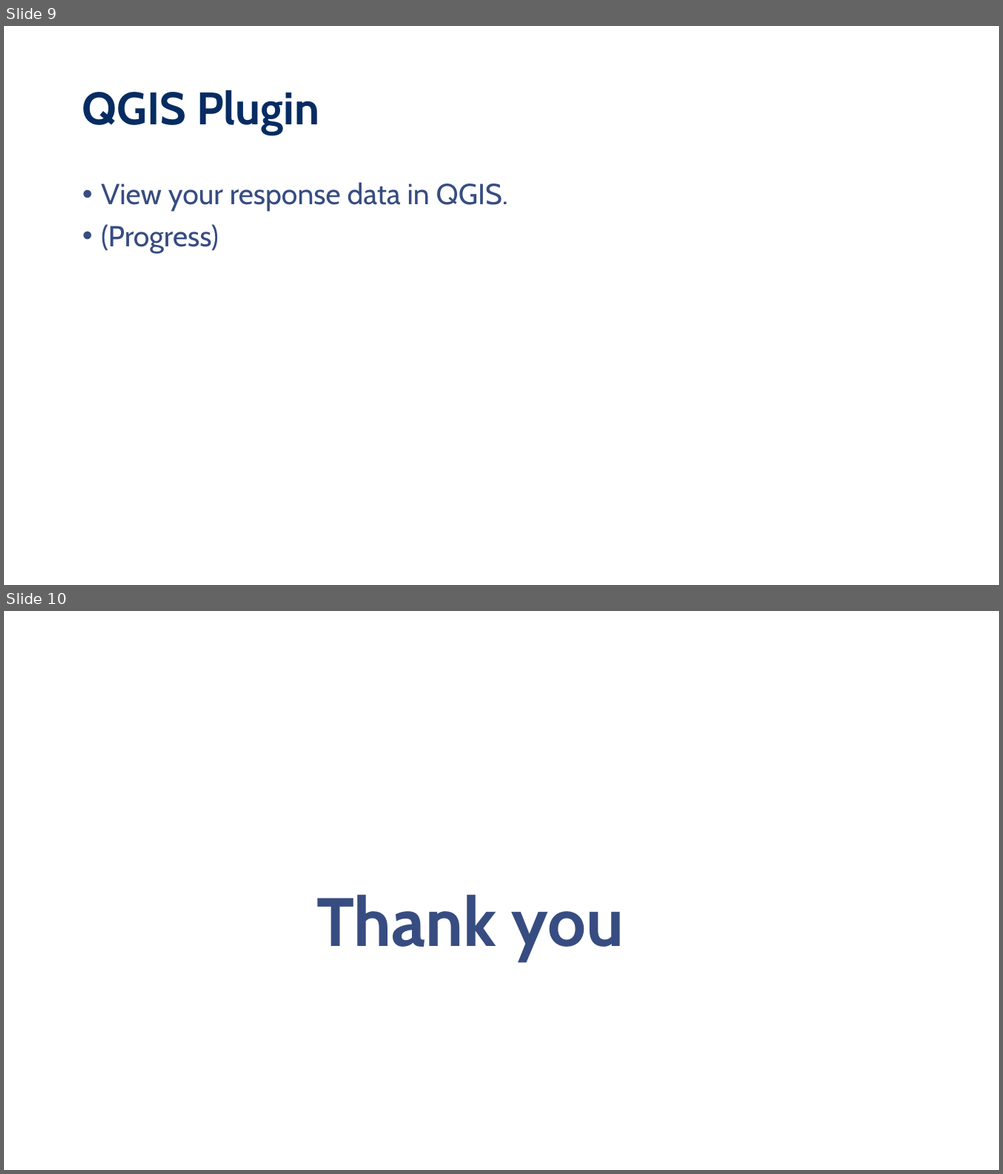
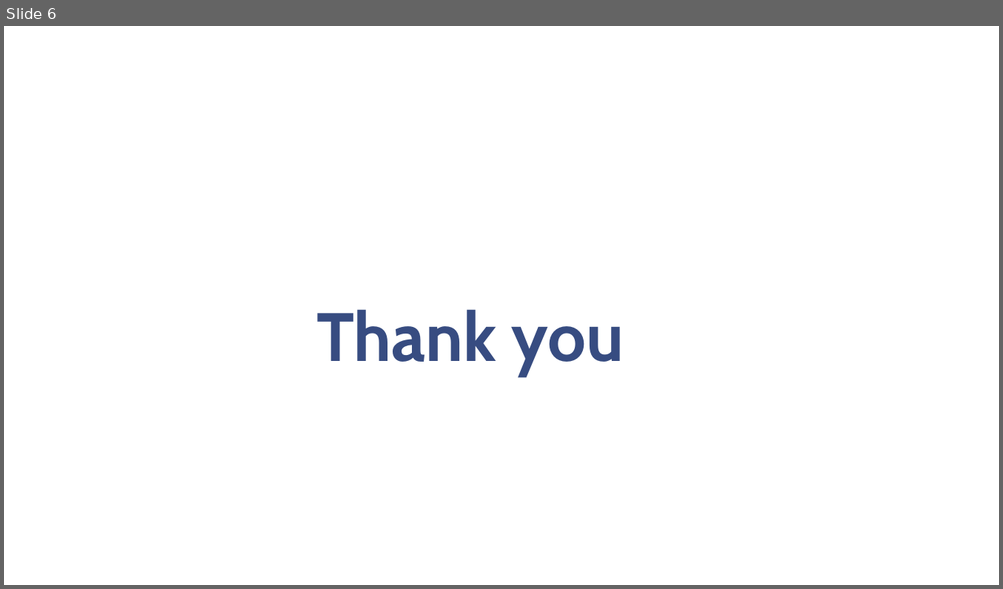
Before and after one commit to kitavidavis/collect-v2, a slide deck: src/assets/Geopsy template.pptx. Shown one above the other, each under a label of ours: slides 9 and 10 before the commit, slide 6 after it. The pictures are 1003x1174 and 1003x589 pixels, drawn with LibreOffice and Linux fonts; fonts in the diff are those of the drawing; background and template pictures are left out. Boxes give left, top, right and bottom in pixels: in the first picture for what was removed or moved away, otherwise in the second. Text is boxed around its words. In the diff, an @@ line names an element or a change of style, - is before the commit and + after.

```diff
--- a/src/assets/Geopsy template.pptx
+++ b/src/assets/Geopsy template.pptx
@@ slide 9 removed at bbox=[4, 26, 999, 585], background #FFFFFF @@
@@ title removed at bbox=[82, 90, 319, 135] @@
-QGIS Plugin
@@ text removed at bbox=[101, 182, 508, 253] @@
-• View your response data in QGIS.
-• (Progress)
@@ what was slide 10 is now slide 6 @@
```
Also in this commit, not shown: 2 slides changed, 3 slides added, 6 other slides removed, 2 other files.
